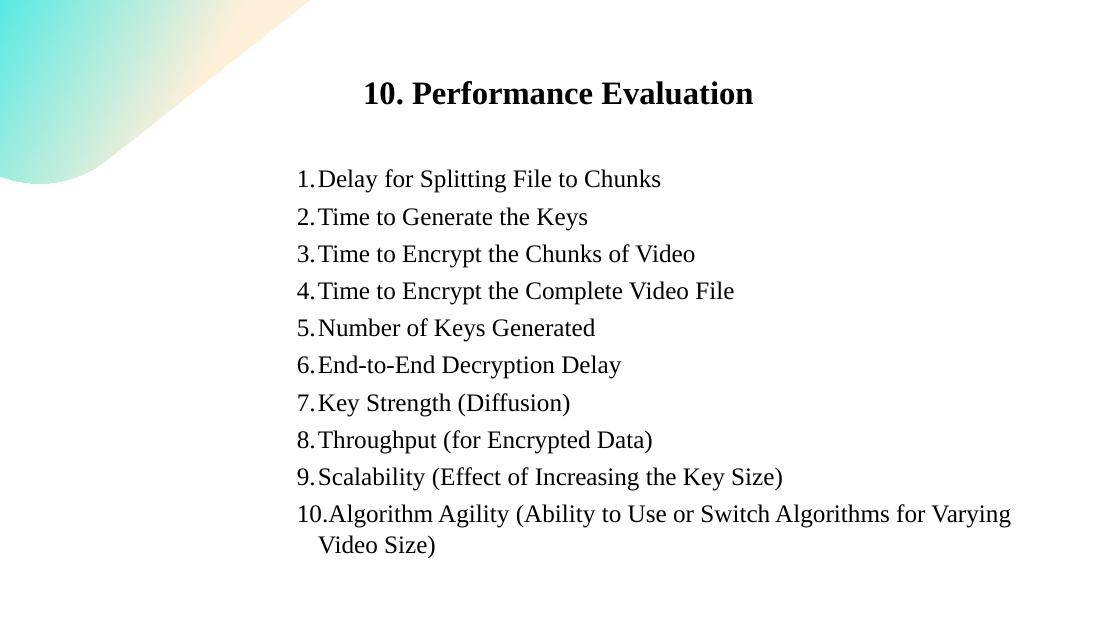
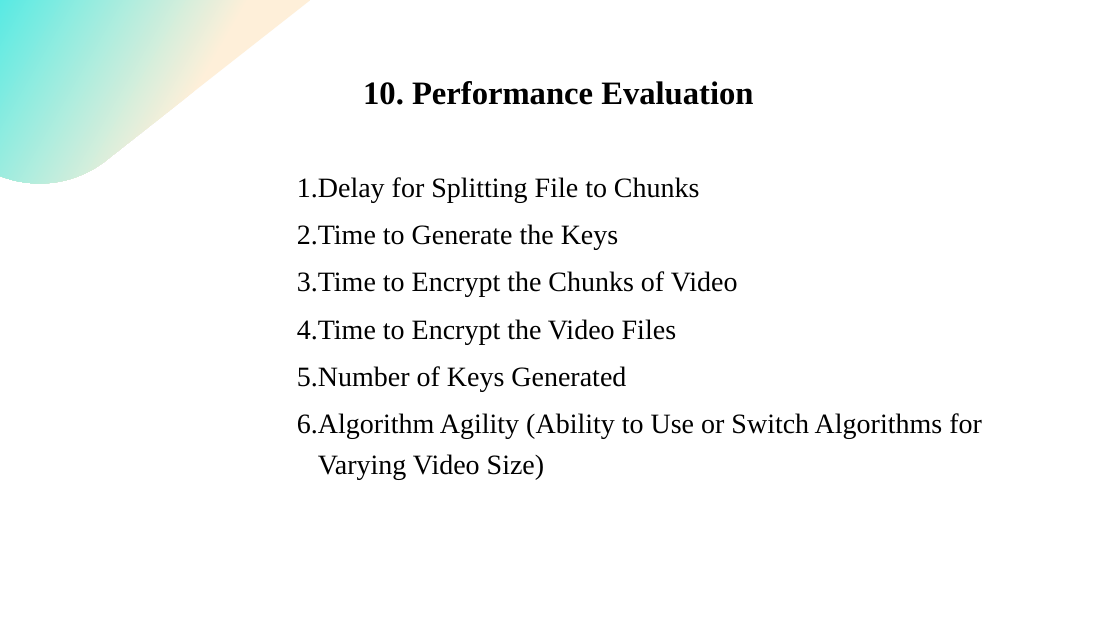
Before and after one commit to lateefcode2101/CipherSheild, a slide deck: slide 17 of docs/ppt/MP-new.pptx (slide 18 before the commit). Drawn at 1120x630 pixels with LibreOffice and Linux fonts; fonts in the diff are those of the drawing. Boxes give left, top, right and bottom in pixels: in the first picture for what was removed or moved away, otherwise in the second. Text is boxed around its words. In the diff, an @@ line names an element or a change of style, - is before the commit and + after.

```diff
--- a/docs/ppt/MP-new.pptx
+++ b/docs/ppt/MP-new.pptx
@@ text at (297, 177, 982, 479): size 21.6 to 24 pt in "Delay for Splitting File to Chunks", "Time to Generate the Keys", "Time to Encrypt the Chunks of Video", "Number of Keys Generated" and 1 more places; line spacing 1 to 1.2 @@
@@ text at (297, 319, 677, 344): text changed; size 21.6 to 24 pt @@
-4. Time to Encrypt the Complete Video File
+4. Time to Encrypt the Video Files
@@ text at (297, 355, 783, 491): paragraphs removed @@
-6. End-to-End Decryption Delay
-7. Key Strength (Diffusion)
-8. Throughput (for Encrypted Data)
-9. Scalability (Effect of Increasing the Key Size)
```
Also in this commit, not shown: 4 other slides changed, 2 slides added, 2 slides removed, 15 other files.
